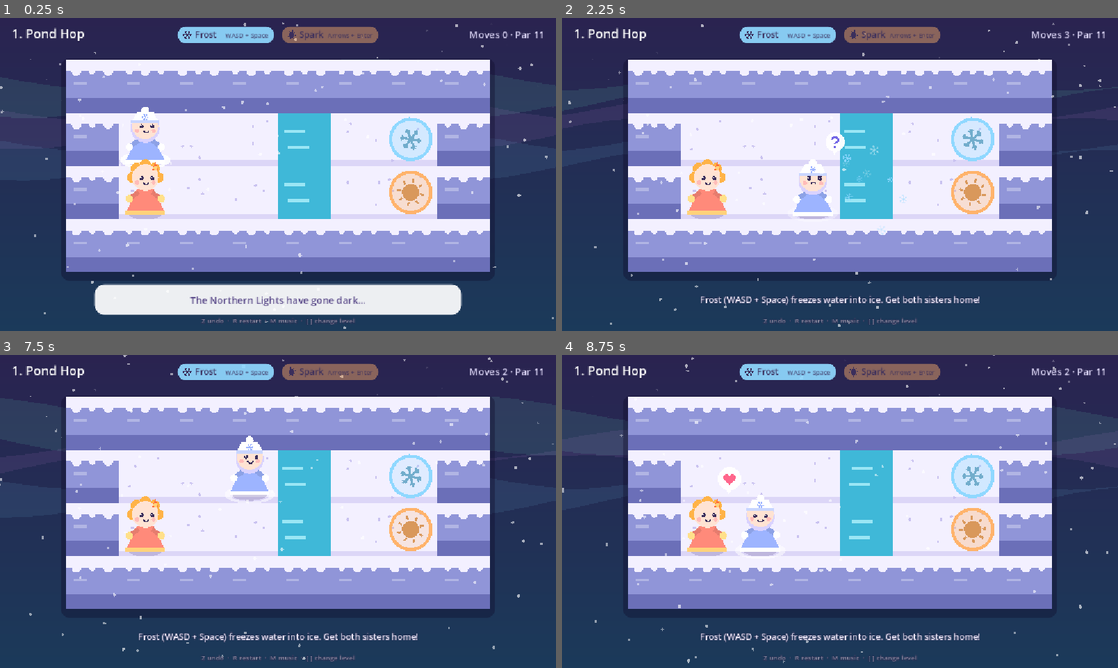
Above: before the commit, frames 1-4 (two rows, left to right).
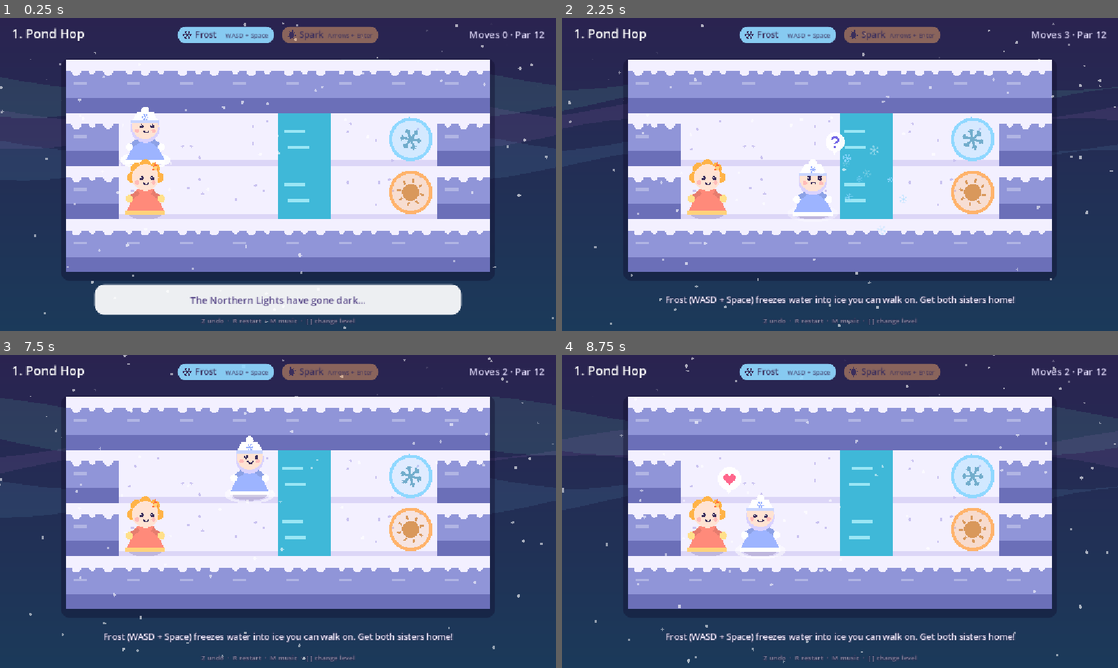
Above: after the commit, the same moments.

Repository: ahab94/sparkfrost
Game: Godot game, scene res://scenes/main.tscn
The game is run twice, just before and just after one commit, with the same random seed, the same clock (stepped at 60 frames per second) and the same inputs.
Inputs:
- Up to frame 1 (0.25 s): no input
- Up to frame 2 (2.25 s): tap Enter (s_power) at 0.5 s; hold D (f_right) 0.53-1.28 s; hold Z (undo) 0.53-1.28 s; hold S (f_down) 1.28-2.03 s; tap Space (f_power) at 1.35 s; tap Z (undo) at 1.55 s; hold D (f_right) from 2.03 s (still down); hold M (music) from 2.03 s (still down)
- Up to frame 3 (7.5 s): tap Z (undo) at 2.3, 3.05, 3.8, 4.55, 6.05 s; release D (f_right) at 2.78 s; release M (music) at 2.78 s; hold W (f_up) 2.78-3.53 s; tap ] (next_level) at 2.85 s; hold [ (prev_level) 3.53-4.28 s; hold A (f_left) 3.53-5.03 s; tap Enter (s_power) at 4.35 s; hold S (f_down) 5.03-5.78 s; hold Z (undo) 5.03-5.78 s; hold D (f_right) 5.78-6.53 s; tap E at 5.85 s; hold W (f_up) 6.53-7.28 s; hold Z (undo) 6.53-7.28 s; tap Keypad Enter at 6.6 s; hold D (f_right) from 7.28 s (still down); tap Backspace at 7.35 s
- Up to frame 4 (8.75 s): tap Z (undo) at 7.55 s; release D (f_right) at 8.03 s; hold S (f_down) from 8.03 s (still down); hold Z (undo) from 8.03 s (still down)

The runs differ from the first frame. In frame 1, less than 0.1% of the frame differs, in the area x 97-98%, y 4-7%; in frame 2, 0.9%; in frame 3, 0.9%, in the area x 18-98%, y 4-92%; in frame 4, 0.9%.

Commit message:
Make ice solid ground: remove sliding, rework the levels
Players found "ice slides, and water stops you" confusing. Ice is now just
ground (frozen water becomes a bridge) and blocks move one tile per push.

- Removed sliding from rules, animation and sound; tests updated
- Replaced the slide-based levels with compact teamwork puzzles:
  Helping Hands, Make Way, Pocket Swap, Narrow Bridge, plus reworked
  Sisters Together, Two Bridges, Crossing, First Glow and Aurora Spire
- 15 levels, all proven beatable at par

Co-Authored-By: Claude Opus 5.5 <noreply@anthropic.com>

Diff:
--- a/scripts/game.gd
+++ b/scripts/game.gd
@@ -19,7 +19,6 @@
 
 const SAVE_PATH := "user://sparkfrost.cfg"
 const STEP_TIME := 0.15      # seconds per tile walked
-const SLIDE_TIME := 0.075    # seconds per tile slid on ice
 const BUFFER_TIME := 0.3     # how long an early key press is remembered
 const NAMES := ["Frost", "Spark"]
 const KEYS := ["WASD + Space", "Arrows + Enter"]
@@ -209,10 +208,7 @@
 				pushed = true
 		if pushed:
 			sound.play("push", -3.0, 0.05)
-		if path.size() > 1 or board.tile(path[0]) == Rules.ICE:
-			sound.play("slide", -6.0, 0.08)
-			_set_mood(si, "surprised", 0.3 + path.size() * SLIDE_TIME)
-			_set_emote(si, "!", 0.6)
+			_set_mood(si, "proud", 0.5)
 	_record_fx(before)
 	active = si
 	history.append([before, moves, active])
@@ -359,28 +355,23 @@
 	queue_redraw()
 
 
-## Walks a sister through her queued tiles: an eased hop for each step on
-## snow, a fast smooth glide on ice, and a little squash when she lands.
+## Walks a sister through her queued tiles: an eased hop for each step and a
+## little squash when she lands.
 func _animate(si: int, delta: float) -> void:
 	if _seg[si].is_empty():
 		if _paths[si].is_empty():
 			return
 		var next: Vector2i = _paths[si].pop_front()
-		var sliding: bool = board.tile(next) == Rules.ICE or not _paths[si].is_empty()
-		_seg[si] = {"from": _vis[si], "to": Vector2(next), "u": 0.0, "slide": sliding,
-				"dur": SLIDE_TIME if sliding else STEP_TIME}
-		if not sliding:
-			sound.play("step", -20.0, 0.15)
+		_seg[si] = {"from": _vis[si], "to": Vector2(next), "u": 0.0, "slide": false, "dur": STEP_TIME}
+		sound.play("step", -20.0, 0.15)
 	var seg: Dictionary = _seg[si]
 	seg.u = minf(seg.u + delta / seg.dur, 1.0)
 	var e: float = seg.u if seg.slide else seg.u * seg.u * (3.0 - 2.0 * seg.u)   # smoothstep for steps
 	_vis[si] = (seg.from as Vector2).lerp(seg.to, e)
-	if seg.slide and fmod(seg.u, 0.5) < delta / seg.dur:
-		_burst(Vector2i((seg.to as Vector2).round()), "skid")
 	if seg.u >= 1.0:
 		_seg[si] = {}
 		if _paths[si].is_empty():
-			_squash[si] = 0.18 if not seg.slide else 0.1
+			_squash[si] = 0.18
 
 
 func _hop(si: int) -> float:
--- a/scripts/levels.gd
+++ b/scripts/levels.gd
@@ -10,8 +10,8 @@
 
 const LEVELS := [
 	{
-		"name": "Pond Hop", "par": 11,
-		"hint": "Frost (WASD + Space) freezes water into ice. Get both sisters home!",
+		"name": "Pond Hop", "par": 12,
+		"hint": "Frost (WASD + Space) freezes water into ice you can walk on. Get both sisters home!",
 		"intro": [[-1, "The Northern Lights have gone dark..."], [0, "Don't worry, Spark. I'll make us a bridge!"]],
 		"outro": [[1, "You're the best big sister!"]],
 		"map": ["########", "#F..~.f#", "#S..~.s#", "########"],
@@ -24,94 +24,94 @@
 		"map": ["##########", "#F..l..#f#", "#......D.#", "#S.....#s#", "##########"],
 	},
 	{
-		"name": "Slippery Hall", "par": 12,
-		"hint": "Ice is slippery! Spark can melt ice into water to make a place to stop.",
-		"intro": [[0, "Whoa, it's slippery!"], [1, "I'll melt you a puddle to stop at."]],
-		"outro": [[1, "We make a great team."]],
-		"map": ["##########", "#F=======#", "###f.#####", "#S......s#", "##########"],
+		"name": "Helping Hands", "par": 23,
+		"hint": "Spark melts ice blocks. Frost freezes water. Clear the way for each other!",
+		"intro": [[0, "My door is blocked by ice..."], [1, "And mine is under water. Let's help each other!"]],
+		"outro": [[1, "That's what sisters are for."]],
+		"map": ["#########", "#F......#", "#S......#", "##B###~##", "##f###s##", "#########"],
 	},
 	{
-		"name": "Block Party", "par": 15,
+		"name": "Block Party", "par": 17,
 		"hint": "Push an ice block into water to build a bridge.",
 		"intro": [[1, "I can't swim, Frost..."], [0, "Push the ice block in. It will hold you!"]],
 		"outro": [[1, "I wasn't scared. Okay, maybe a little."]],
 		"map": ["##########", "#S.B#..f.#", "#...~....#", "#F..#..s.#", "##########"],
 	},
 	{
-		"name": "Sisters Together", "par": 23,
-		"hint": "Light the lantern, cross the water, then slide home.",
+		"name": "Make Way", "par": 16,
+		"hint": "Your homes are on opposite sides. Take turns and make way!",
+		"intro": [[1, "Excuse me, coming through!"]],
+		"outro": [[0, "We'll always find a way."]],
+		"map": ["#########", "#F.....s#", "#.##B##.#", "#S..~..f#", "#########"],
+	},
+	{
+		"name": "Pocket Swap", "par": 18,
+		"hint": "Each sister's home is on the other's path. Help her get there.",
+		"intro": [[0, "Your home is on my side, and mine is on yours!"]],
+		"outro": [[1, "Swap complete!"]],
+		"map": ["##########", "#F...B.~s#", "#.######.#", "#S...~.Bf#", "##########"],
+	},
+	{
+		"name": "Two Bridges", "par": 17,
+		"hint": "Two rivers. Use the blocks, use your powers!",
+		"intro": [[0, "Two rivers, two bridges."]],
+		"outro": [[1, "Teamwork makes the dream work!"]],
+		"map": ["##########", "#F.B.~~.f#", "#........#", "#S.B.~~.s#", "##########"],
+	},
+	{
+		"name": "Sisters Together", "par": 22,
+		"hint": "Light the lantern, then freeze the way home.",
 		"intro": [[0, "Ready?"], [1, "Always, as long as it's with you."]],
 		"outro": [[0, "The Aurora Spire is still far away..."], [1, "Then let's keep going!"]],
-		"map": ["############", "#F..l#.....#", "#.==.D.....#", "#....#~~~~~#", "#S...#f~#s~#", "############"],
+		"map": ["##########", "#F.l#....#", "#...D....#", "#S..#~~~~#", "#####f#s##", "##########"],
 	},
 	{
-		"name": "Slippery Swap", "par": 8,
-		"hint": "Slide all the way across, then find your way home.",
-		"intro": [[1, "Race you to the other side!"]],
-		"outro": [[0, "Wheee! Let's do that again!"]],
-		"map": ["##########", "#F=====.s#", "#.##.##..#", "#S=====.f#", "##########"],
+		"name": "Crossing", "par": 18,
+		"hint": "Each sister's home is across the river. Swap sides!",
+		"intro": [[0, "Stay close, okay?"], [1, "I'm right here."]],
+		"outro": [[0, "See? Nothing to be scared of."]],
+		"map": ["#########", "#F.~~..s#", "#..~~.B.#", "#S.~~..f#", "#########"],
 	},
 	{
-		"name": "Ice Maze", "par": 9,
-		"hint": "Every slide stops somewhere. Plan where you'll land!",
-		"intro": [[0, "Every slide has to stop somewhere..."]],
-		"outro": [[1, "You're so clever, Frost!"]],
-		"map": ["##########", "#F=====#f#", "#==#====.#", "#====#===#", "#S==B==s=#", "##########"],
-	},
-	{
-		"name": "Lean on Me", "par": 13,
-		"hint": "A sister makes a great stopper. Stand where the other needs to stop.",
-		"intro": [[1, "Need somewhere to stop? Lean on me!"]],
-		"outro": [[0, "Thanks for standing by me."]],
-		"map": ["#########", "#F======#", "####.#f##", "#S.....s#", "#########"],
-	},
-	{
-		"name": "Two Bridges", "par": 13,
-		"hint": "Blocks slide across ice. Push one into the water!",
-		"intro": [[0, "Two rivers, two bridges."]],
-		"outro": [[1, "Teamwork makes the dream work!"]],
-		"map": ["###########", "#F.B.==~~f#", "#.........#", "#S.B.==~~s#", "###########"],
-	},
-	{
-		"name": "First Glow", "par": 15,
-		"hint": "Open the gate first, then freeze the way across.",
-		"intro": [[1, "Look! A little glow in the sky!"]],
-		"outro": [[0, "The lights are coming back!"]],
-		"map": ["#############", "#F..#...~~~f#", "#.B.D.=====.#", "#S.l#......s#", "#############"],
-	},
-	{
-		"name": "Crossing", "par": 16,
-		"hint": "Each sister's home is on the other side. Swap places!",
-		"intro": [[0, "Stay close, okay?"], [1, "I'm right here."]],
-		"outro": [[0, "See? Nothing to be scared of."]],
-		"map": ["##########", "#F..~~..s#", "#.B.~~.B.#", "#S..~~..f#", "##########"],
-	},
-	{
-		"name": "Melt the Way", "par": 20,
+		"name": "Melt the Way", "par": 22,
 		"hint": "Spark can melt ice blocks that are stuck in the way.",
 		"intro": [[1, "These blocks are in the way. Sorry, ice!"]],
 		"outro": [[0, "Hey! That was MY ice!"], [1, "Hehe. Sorry, sis."]],
 		"map": ["###########", "#F.B.B..~f#", "#.####.##.#", "#S.B~B...s#", "###########"],
 	},
 	{
-		"name": "Gatekeepers", "par": 24,
+		"name": "Narrow Bridge", "par": 22,
+		"hint": "The bridges are narrow. Who crosses first?",
+		"intro": [[0, "Careful, the way is narrow."], [1, "Hold my hand?"]],
+		"outro": [[0, "Always."]],
+		"map": ["###########", "#F..~~~..s#", "#.B.#.#.B.#", "#S..~~~..f#", "###########"],
+	},
+	{
+		"name": "Gatekeepers", "par": 26,
 		"hint": "Two lanterns, one gate. Frost will need to make a path.",
 		"intro": [[0, "Two lanterns, and one of them is across the water."]],
 		"outro": [[1, "We're almost there!"]],
 		"map": ["############", "#F...#..l..#", "#....~.....#", "#S..l#...D##", "#########fs#", "############"],
 	},
 	{
-		"name": "Lantern Duo", "par": 25,
+		"name": "First Glow", "par": 29,
+		"hint": "Open the gate first, then freeze the way across.",
+		"intro": [[1, "Look! A little glow in the sky!"]],
+		"outro": [[0, "The lights are coming back!"]],
+		"map": ["###########", "#F..#..~~f#", "#.B.D..####", "#S.l#..~~s#", "###########"],
+	},
+	{
+		"name": "Lantern Duo", "par": 26,
 		"hint": "Light both lanterns. Frost will have to help Spark across.",
 		"intro": [[1, "I'm so tired, Frost."], [0, "Then I'll carry the light with you."]],
 		"outro": [[1, "I'm really glad you're my sister."]],
 		"map": ["############", "#F...~..l#f#", "#....~...D.#", "#S..l~...#s#", "############"],
 	},
 	{
-		"name": "Aurora Spire", "par": 18,
+		"name": "Aurora Spire", "par": 22,
 		"hint": "The last lanterns. Use everything you've learned!",
 		"intro": [[-1, "At last: the Aurora Spire."], [0, "Together?"], [1, "Together."]],
 		"outro": [[-1, "The sky bloomed with light again."], [-1, "And the sisters walked home, hand in hand."]],
-		"map": ["############", "#F..~~..l.f#", "#....#.===.#", "#.B..D.=#=.#", "#S.l.#....s#", "############"],
+		"map": ["###########", "#F.~l#...f#", "#.B.~.D...#", "#S..l#.~~s#", "###########"],
 	},
 ]
--- a/scripts/rules.gd
+++ b/scripts/rules.gd
@@ -13,8 +13,10 @@
 ##   f  Frost's exit  s  Spark's exit     B  ice block on snow
 ##   F  Frost starts here (on snow)       S  Spark starts here (on snow)
 ##
-## Moving onto ice slides you until you reach a tile that isn't ice or hit
-## something. Pushing a block into water fills it with ice: a bridge.
+## Ice is solid ground: frozen water becomes a bridge you can walk on.
+## Pushing a block into water fills it with ice: another kind of bridge.
+## (An early version made ice slippery; players found sliding plus "water
+## stops you" confusing, so ice is now simply ground.)
 
 const WALL := 35       # '#'
 const FLOOR := 46      # '.'
@@ -100,8 +102,9 @@
 
 # --- Moving ------------------------------------------------------------------
 
-## Moves sister `si` one step in `d` (sliding on ice). Returns the tiles she
-## passed through, or an empty array if she couldn't move.
+## Moves sister `si` one step in `d`, pushing a block if one is in the way.
+## Returns the tiles she passed through (one), or an empty array if she
+## couldn't move.
 func move(si: int, d: Vector2i) -> Array[Vector2i]:
 	facing[si] = d
 	var path: Array[Vector2i] = []
@@ -110,15 +113,8 @@
 		return path
 	if not _can_stand(si, n):
 		return path
-	var p := n
-	path.append(p)
-	while tile(p) == ICE:
-		var nx := p + d
-		if has_block(nx) or not _can_stand(si, nx):
-			break
-		p = nx
-		path.append(p)
-	pos[si] = p
+	path.append(n)
+	pos[si] = n
 	return path
 
 
@@ -129,29 +125,22 @@
 	return t == FLOOR or t == ICE or t == EXIT_FROST or t == EXIT_SPARK or t == OPEN_DOOR
 
 
-## A block at `c` pushed toward `d`. It slides across ice, and drops into
-## water to become an ice bridge. Returns whether it moved.
+## A block at `c` pushed toward `d` moves one tile. Pushed into water, it
+## sinks and freezes the water into an ice bridge. Returns whether it moved.
 func _push_block(c: Vector2i, d: Vector2i) -> bool:
-	var at := c
-	var moved := false
-	while true:
-		var nx := at + d
-		var t := tile(nx)
-		if t == WATER:
-			_set_block(at, false)
-			terrain[nx.y * w + nx.x] = ICE
-			return true
-		var free := (t == FLOOR or t == ICE or t == OPEN_DOOR) and not has_block(nx) \
-				and nx != pos[0] and nx != pos[1]
-		if not free:
-			break
-		_set_block(at, false)
-		_set_block(nx, true)
-		at = nx
-		moved = true
-		if t != ICE:
-			break  # blocks stop sliding once they reach snow
-	return moved
+	var nx := c + d
+	var t := tile(nx)
+	if t == WATER:
+		_set_block(c, false)
+		terrain[nx.y * w + nx.x] = ICE
+		return true
+	var free := (t == FLOOR or t == ICE or t == OPEN_DOOR) and not has_block(nx) \
+			and nx != pos[0] and nx != pos[1]
+	if not free:
+		return false
+	_set_block(c, false)
+	_set_block(nx, true)
+	return true
 
 
 func _set_block(c: Vector2i, on: bool) -> void:
--- a/scripts/sound.gd
+++ b/scripts/sound.gd
@@ -6,7 +6,7 @@
 ## a "Music" bus, so each group's volume is set in one place.
 
 const SFX := {
-	"step": preload("res://audio/sfx/step.wav"), "slide": preload("res://audio/sfx/slide.wav"),
+	"step": preload("res://audio/sfx/step.wav"),
 	"nope": preload("res://audio/sfx/nope.wav"), "freeze": preload("res://audio/sfx/freeze.wav"),
 	"melt": preload("res://audio/sfx/melt.wav"), "push": preload("res://audio/sfx/push.wav"),
 	"bridge": preload("res://audio/sfx/bridge.wav"), "light": preload("res://audio/sfx/light.wav"),
--- a/tests/rules_test.gd
+++ b/tests/rules_test.gd
@@ -31,15 +31,15 @@
 	_expect(b.power(Rules.FROST, Vector2i.RIGHT) == "freeze", "Frost freezes water")
 	_expect(b.tile(Vector2i(3, 1)) == Rules.ICE, "frozen water becomes ice")
 	var path: Array = b.move(Rules.FROST, Vector2i.RIGHT)
-	_expect(path.size() == 2 and b.pos[Rules.FROST] == Vector2i(4, 1), "slide across ice and stop on snow")
+	_expect(path.size() == 1 and b.pos[Rules.FROST] == Vector2i(3, 1), "ice is solid ground: one step, no sliding")
 	_expect(b.power(Rules.SPARK, Vector2i.RIGHT) == "", "Spark can't do anything to snow")
 
-	b = board(["#######", "#F===.#", "#S....#", "#######"])
+	b = board(["#######", "#FB..##", "#S....#", "#######"])
 	b.move(Rules.FROST, Vector2i.RIGHT)
-	_expect(b.pos[Rules.FROST] == Vector2i(5, 1), "a long slide ends on the first snow tile")
-	b = board(["######", "#F===#", "#S...#", "######"])
+	_expect(b.has_block(Vector2i(3, 1)) and b.pos[Rules.FROST] == Vector2i(2, 1), "a pushed block moves one tile")
 	b.move(Rules.FROST, Vector2i.RIGHT)
-	_expect(b.pos[Rules.FROST] == Vector2i(4, 1), "a slide stops at a wall, still on ice")
+	_expect(b.has_block(Vector2i(4, 1)), "and again")
+	_expect(b.move(Rules.FROST, Vector2i.RIGHT).is_empty(), "a block against a wall won't move")
 
 	b = board(["#######", "#FB~..#", "#S....#", "#######"])
 	b.move(Rules.FROST, Vector2i.RIGHT)
--- /dev/null
+++ b/tests/try_levels.gd
@@ -0,0 +1,14 @@
+extends SceneTree
+## Design helper: solves maps (from levels.gd, or a JSON file of candidates)
+## and prints each one's fewest moves. Not part of verify.
+const Solver := preload("res://scripts/solver.gd")
+const Levels := preload("res://scripts/levels.gd")
+
+func _initialize() -> void:
+	var args := OS.get_cmdline_user_args()
+	var cands: Array = Levels.LEVELS if args.is_empty() else JSON.parse_string(FileAccess.get_file_as_string(args[0]))
+	for c in cands:
+		var t := Time.get_ticks_msec()
+		var r := Solver.solve(c["map"], 600000)
+		print("%-20s solved=%s par=%d states=%d (%dms)" % [c["name"], r.solved, r.actions.size(), r.states, Time.get_ticks_msec() - t])
+	quit()
Not shown, removed: audio/sfx/slide.wav.import
Not shown, added: tests/try_levels.gd.uid
Not shown, changed: CLAUDE.md
Not shown, removed: audio/sfx/slide.wav
Not shown, changed: tools/make_audio.py
